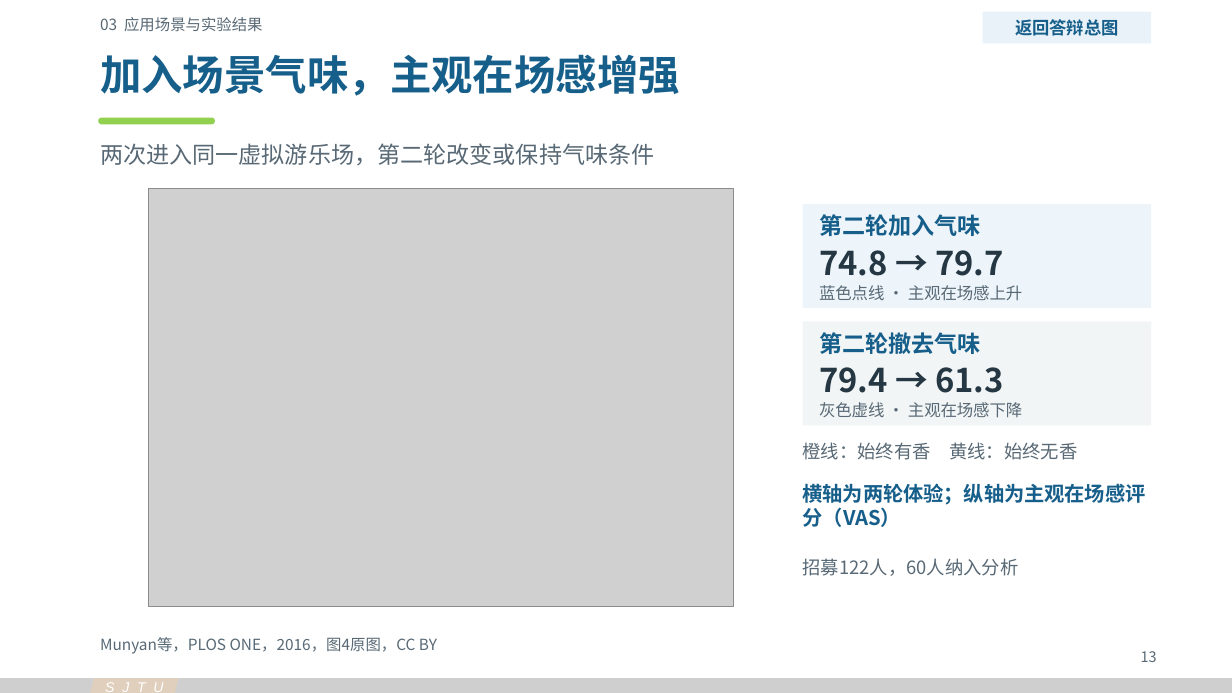
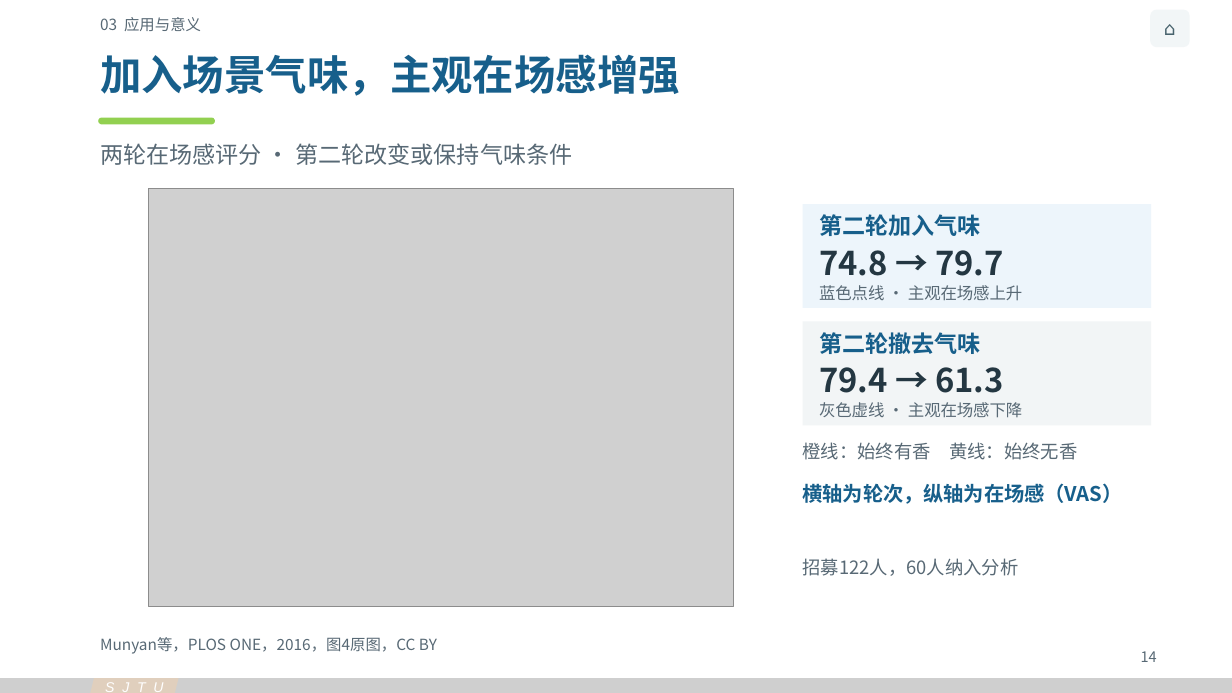
Before and after one commit to Cyh29hao/sjtu-olfaction-vr-2026, a slide deck: slide 14 of release/v3/olfaction-vr-v3.pptx (slide 13 before the commit). Drawn at 1232x693 pixels with LibreOffice and Linux fonts; fonts in the diff are those of the drawing; grey boxes stand for pictures. Boxes give left, top, right and bottom in pixels: in the first picture for what was removed or moved away, otherwise in the second. Text is boxed around its words. In the diff, an @@ line names an element or a change of style, - is before the commit and + after.

```diff
--- a/release/v3/olfaction-vr-v3.pptx
+++ b/release/v3/olfaction-vr-v3.pptx
@@ text at (100,17,201,31): text changed @@
-03 应用场景与实验结果
+03 应用与意义
@@ rectangle removed at (983,11,1152,43) @@
-返回答辩总图
@@ rounded rectangle added at (1151,9,1190,47), fill #F2F6F7, 14.5 pt, text #48636D @@
+⌂
@@ text at (100,143,572,165): text changed @@
-两次进入同一虚拟游乐场，第二轮改变或保持气味条件
+两轮在场感评分 · 第二轮改变或保持气味条件
@@ text at (803,483,1123,504): text changed @@
-横轴为两轮体验；纵轴为主观在场感评分（VAS）
+横轴为轮次，纵轴为在场感（VAS）
@@ text at (1141,651,1157,662): text changed @@
-13
+14
```
Also in this commit, not shown: 16 other slides changed, 10 slides added, 6 slides removed, 48 other files.
